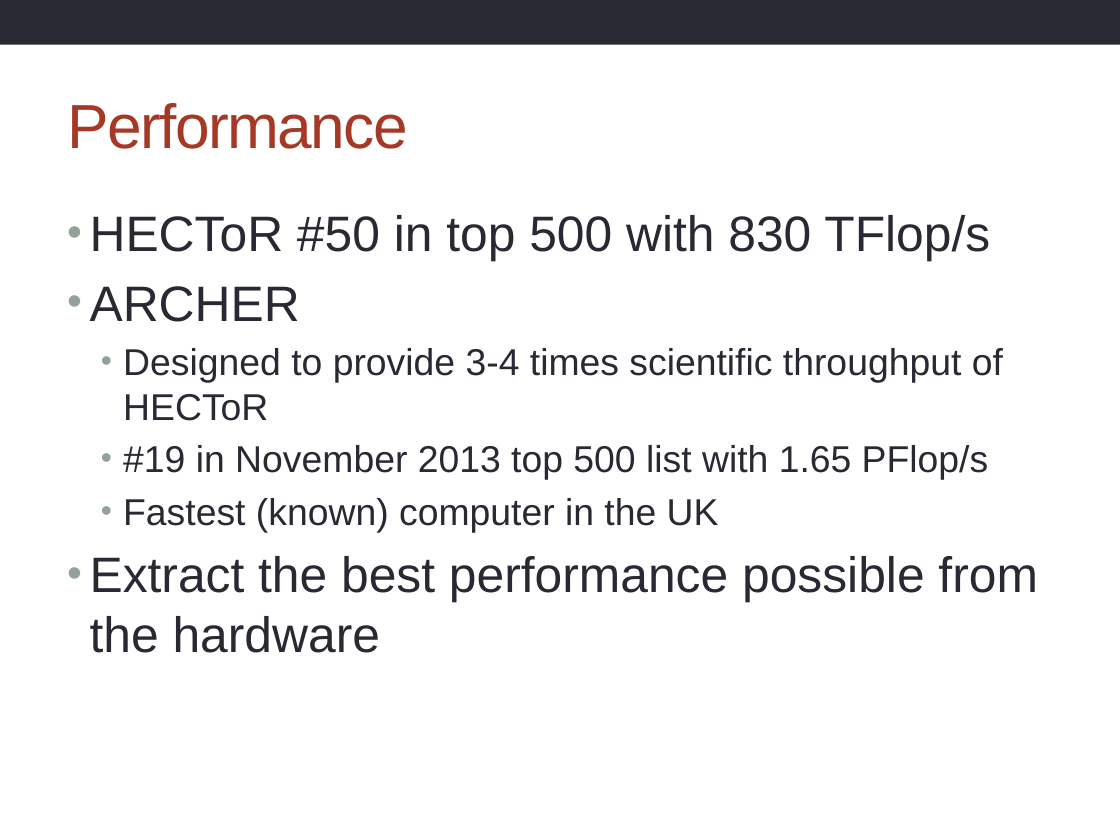
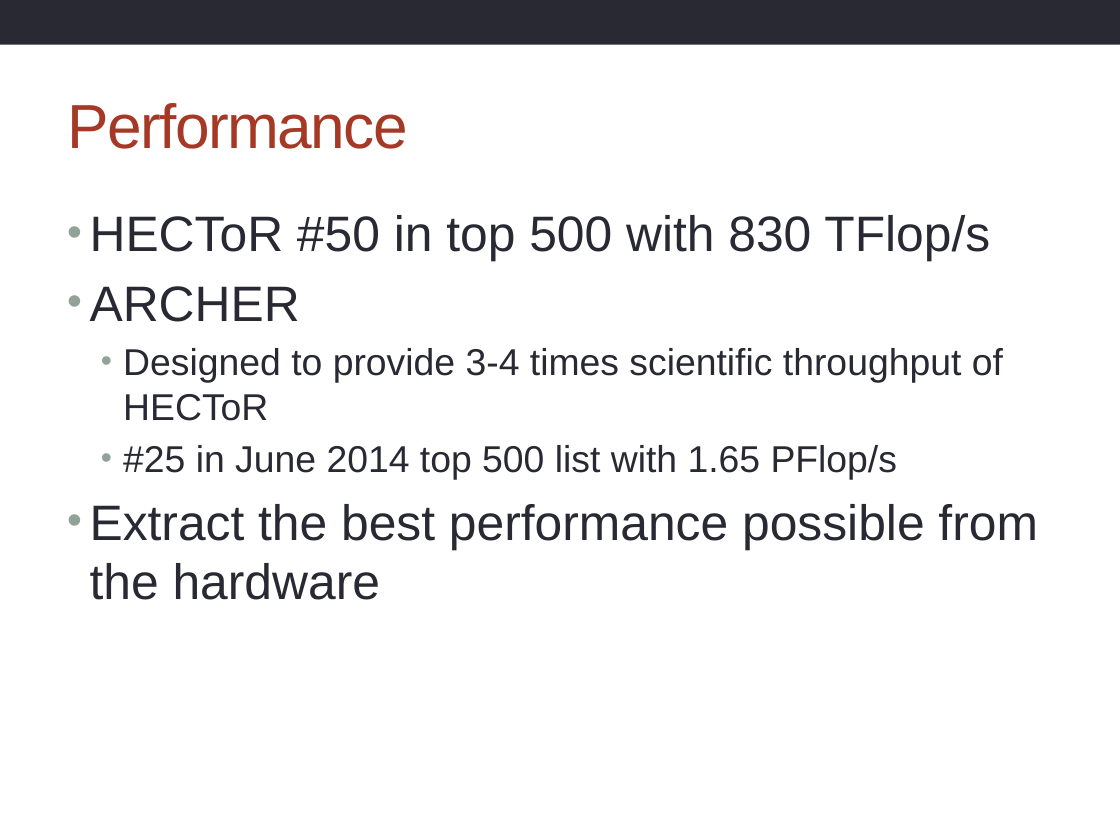
Before and after one commit to supa-uk/2014-12-11-ugsupa, a slide deck: slide 6 of archer/Introduction.pptx. Drawn at 1120x840 pixels with LibreOffice and Linux fonts; fonts in the diff are those of the drawing; background and template pictures are left out. Boxes give left, top, right and bottom in pixels: in the first picture for what was removed or moved away, otherwise in the second. Text is boxed around its words. In the diff, an @@ line names an element or a change of style, - is before the commit and + after.

```diff
--- a/archer/Introduction.pptx
+++ b/archer/Introduction.pptx
@@ text at <box>123,445,897,480</box>: text changed @@
-  • #19 in November 2013 top 500 list with 1.65 PFlop/s
-  • Fastest (known) computer in the UK
+  • #25 in June 2014 top 500 list with 1.65 PFlop/s
```
Also in this commit, not shown: 3 other slides changed, 2 slides added, 3 slides removed, 1 other file.
